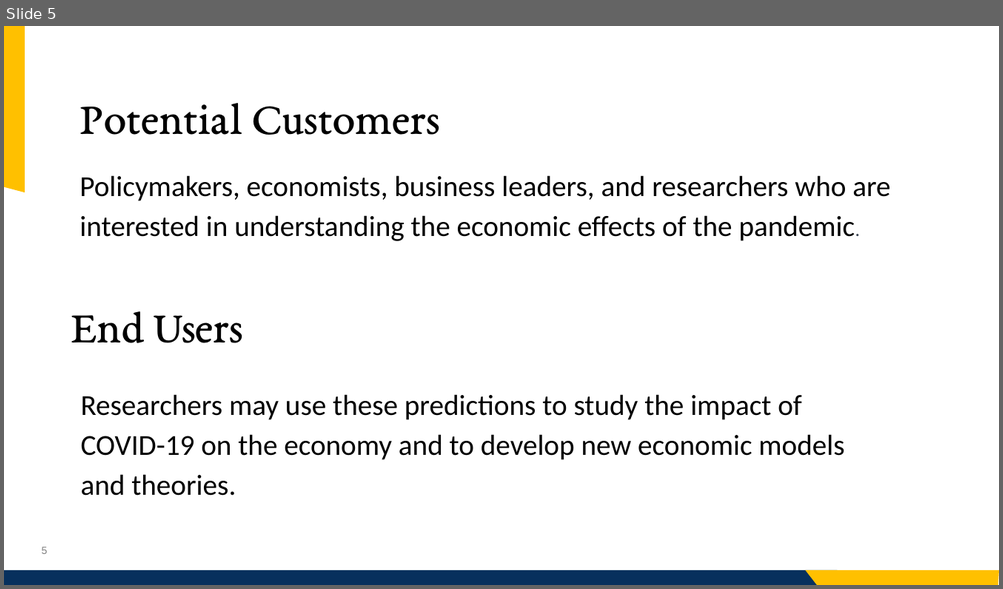
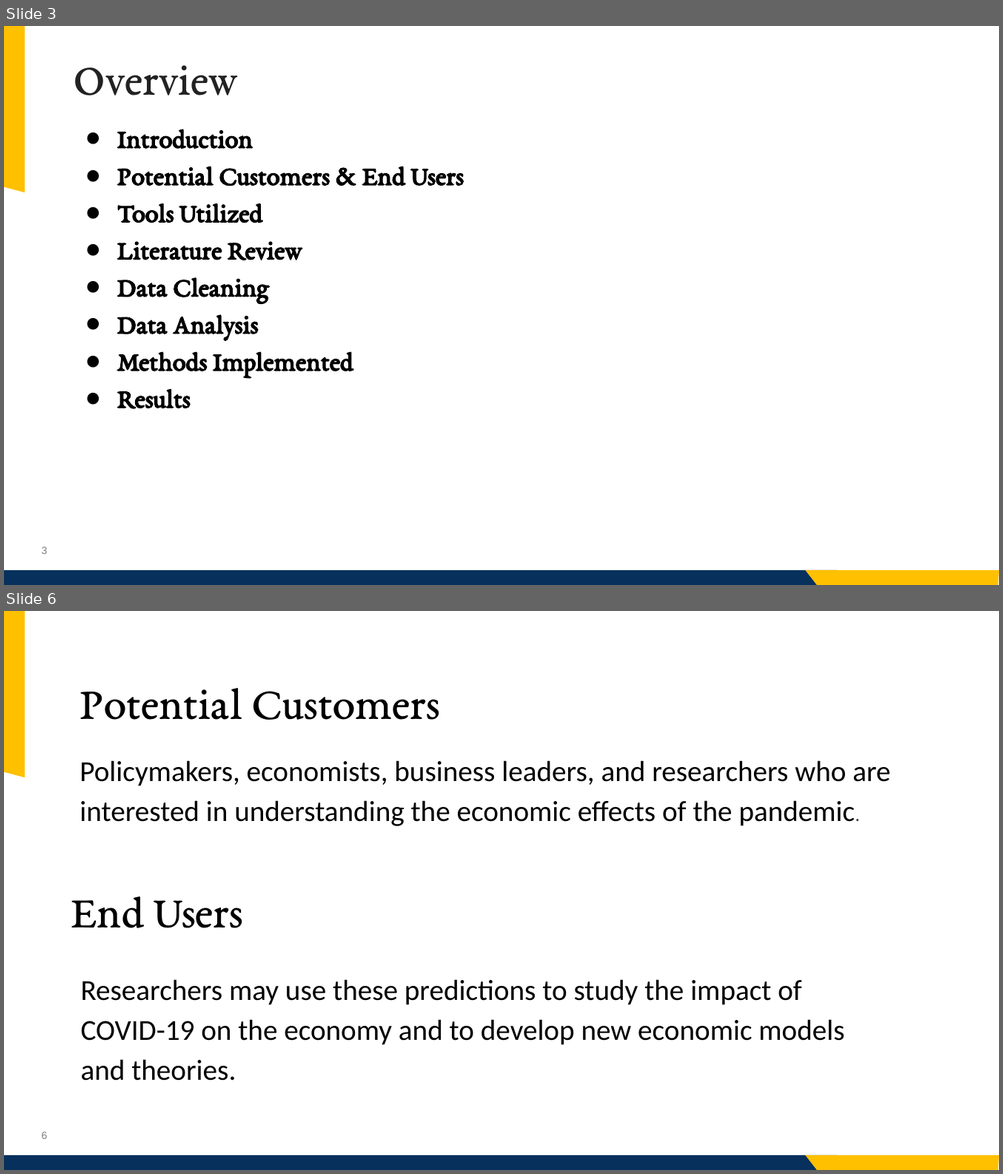
Before and after one commit to jashwanth08/SpringCapstone2023, a slide deck: presentataions/Presentation.pptx. Shown one above the other, each under a label of ours: slide 5 before the commit, slides 3 and 6 after it; the slides between them are not shown. The pictures are 1003x589 and 1003x1174 pixels, drawn with LibreOffice and Linux fonts; fonts in the diff are those of the drawing; background and template pictures are left out. Boxes give left, top, right and bottom in pixels: in the first picture for what was removed or moved away, otherwise in the second. Text is boxed around its words. In the diff, an @@ line names an element or a change of style, - is before the commit and + after.

```diff
--- a/presentataions/Presentation.pptx
+++ b/presentataions/Presentation.pptx
@@ slide 3 added at (x1=4, y1=26, x2=999, y2=585), background picture (left out); not listed: 4 template elements that a slide beside it also shows @@
@@ title added at (x1=74, y1=65, x2=237, y2=96), 44 pt, text #222222 @@
+Overview
@@ text added at (x1=117, y1=129, x2=464, y2=409), 26 pt, text #000000, bold @@
+● Introduction
+● Potential Customers & End Users
+● Tools Utilized
+● Literature Review
+● Data Cleaning
+● Data Analysis
+● Methods Implemented
+● Results
@@ what was slide 5 is now slide 6 @@
@@ page number at (x1=42, y1=1132, x2=48, y2=1139): text changed @@
-5
+6
```
Also in this commit, not shown: 3 slides changed, 22 other slides added, 6 slides removed.
